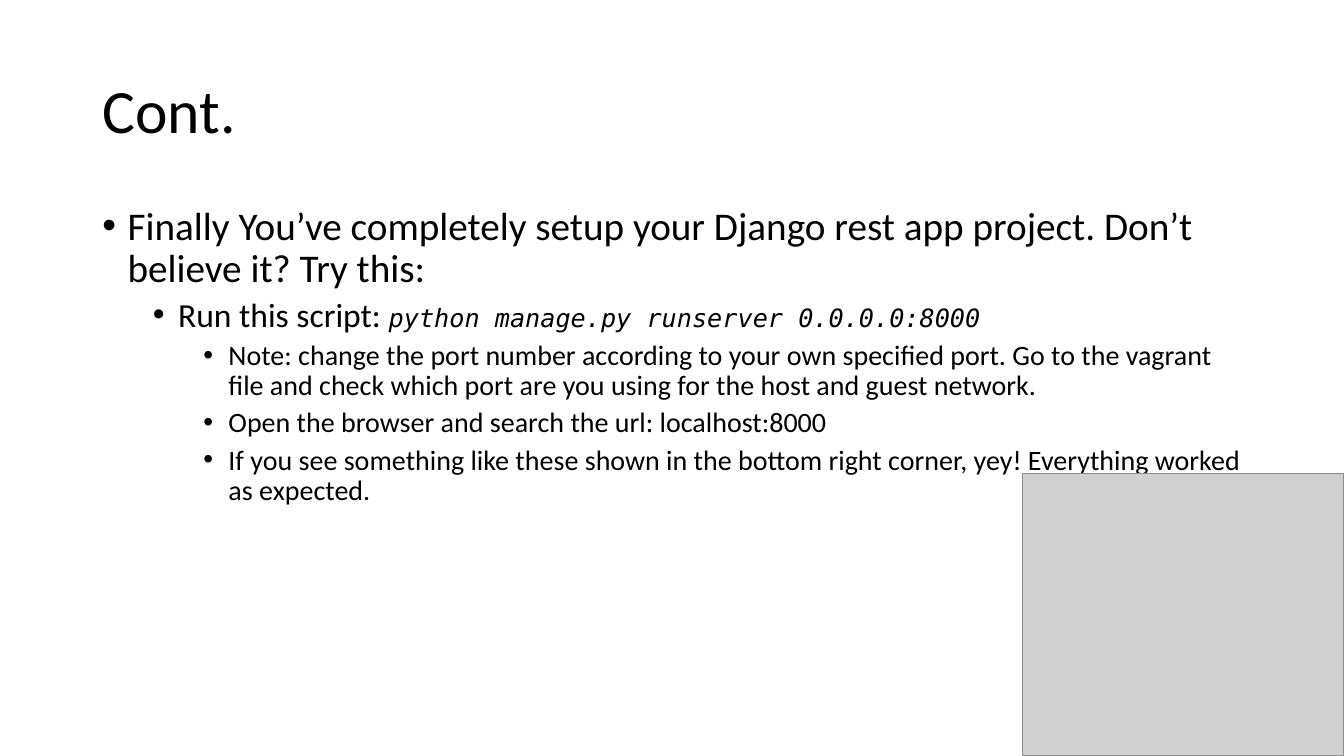
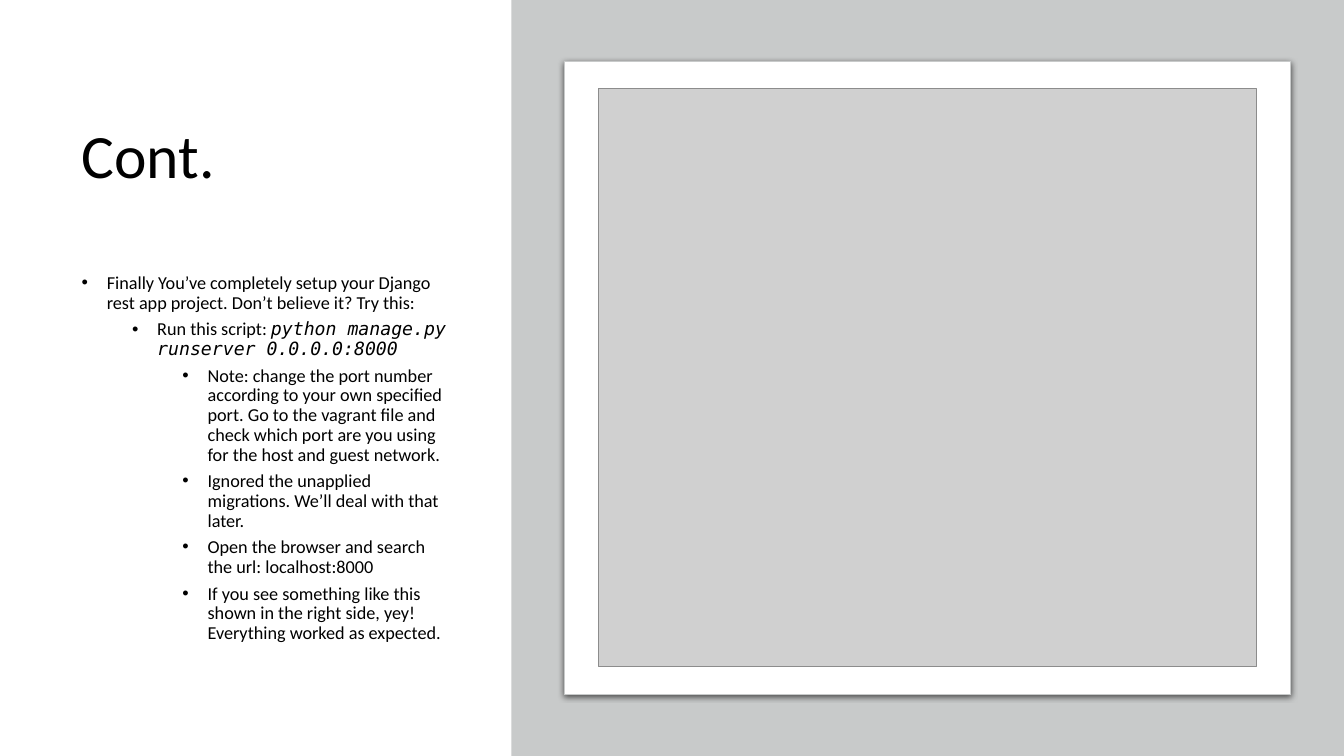
Before and after one commit to Smit24-git/profiles-rest-api, a slide deck: slide 10 of setup.pptx. Drawn at 1344x756 pixels with LibreOffice and Linux fonts; fonts in the diff are those of the drawing; grey boxes stand for pictures. Boxes give left, top, right and bottom in pixels: in the first picture for what was removed or moved away, otherwise in the second. Text is boxed around its words. In the diff, an @@ line names an element or a change of style, - is before the commit and + after.

Commit message:
Added custom user profile model manager and migration

```diff
--- a/setup.pptx
+++ b/setup.pptx
@@ rectangle added at [511,0,1344,756], fill #C8CACA @@
@@ title "Cont.": place and size @@
-title "Cont." at [102,93,235,134]
+title "Cont." at [82,138,215,179]
@@ rounded rectangle added at [565,62,1291,695], fill #FFFFFF, outline #C8CACA 0.75 pt @@
@@ picture: place and size @@
-picture at [1022,474,1344,756]
+picture at [599,89,1257,666]
@@ text "Finally You’ve completely setup your ...": place and size @@
-text "Finally You’ve completely setup your ..." at [128,212,1240,505]
+text "Finally You’ve completely setup your ..." at [107,276,446,642]
@@ text at [107,276,446,573]: size 28 to 13 pt in "Finally You’ve completely setup your Django rest ..."; size 24 to 13 pt in "Run this script:"; size 18 to 13 pt in "python manage.py runserver 0.0.0.0:8000"; size 20 to 13 pt in "Note: change the port number according to ...", "Open the browser and search the url: ..." @@
@@ text at [208,474,438,527]: paragraph added @@
+    • Ignored the unapplied migrations. We’ll deal with that later.
@@ text at [208,587,441,642]: text changed; size 20 to 13 pt @@
-    • If you see something like these shown in the bottom right corner, yey! Everything worked as expected.
+    • If you see something like this shown in the right side, yey! Everything worked as expected.
```
Also in this commit, not shown: 1 slide added, 3 other files.
